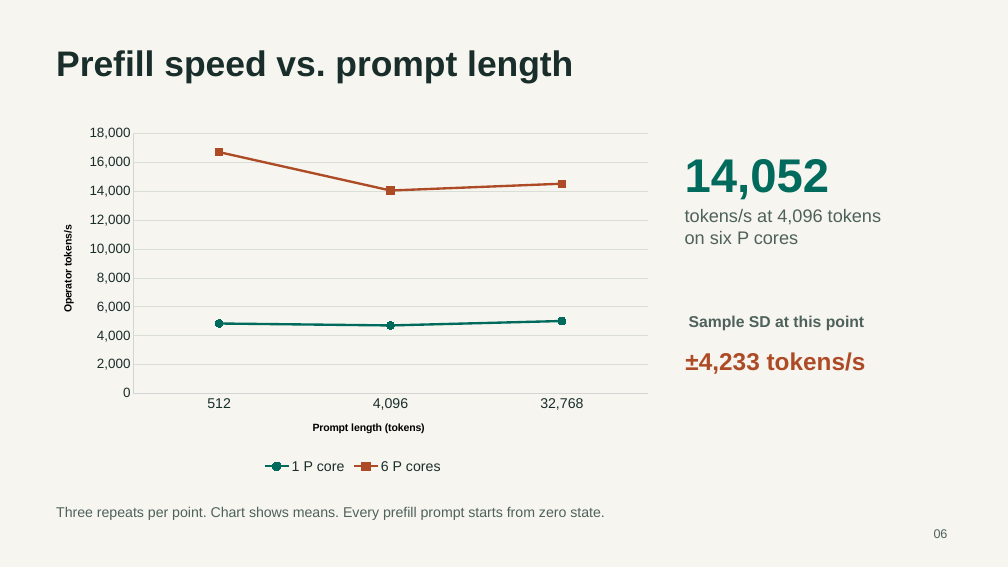
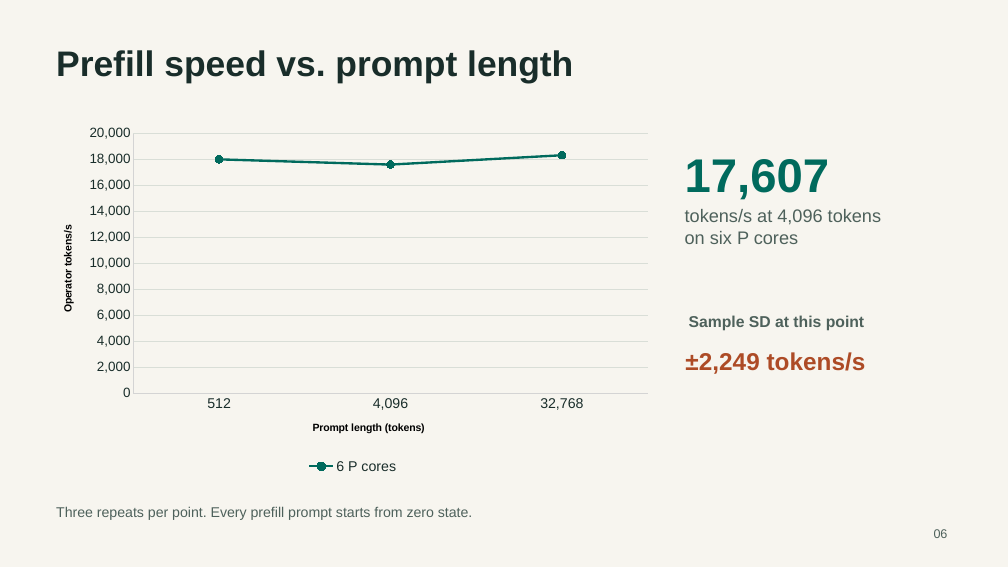
Before and after one commit to secureswim/cpu-inference-gdn, a slide deck: slide 6 of output/Project_1_Presentation.pptx. Drawn at 1008x567 pixels with LibreOffice and Linux fonts; fonts in the diff are those of the drawing. Boxes give left, top, right and bottom in pixels: in the first picture for what was removed or moved away, otherwise in the second. Text is boxed around its words. In the diff, an @@ line names an element or a change of style, - is before the commit and + after.

```diff
--- a/output/Project_1_Presentation.pptx
+++ b/output/Project_1_Presentation.pptx
@@ line chart at box(45, 119, 659, 477) @@
-1 P core: 4800, 4700, 5000
+6 P cores: 18000, 17600, 18300
-6 P cores: 16700, 14100, 14500
@@ text at box(685, 159, 829, 200): text changed @@
-14,052
+17,607
@@ text at box(685, 352, 866, 374): text changed @@
-±4,233 tokens/s
+±2,249 tokens/s
@@ text at box(56, 506, 472, 520): text changed @@
-Three repeats per point. Chart shows means. Every prefill prompt starts from zero state.
+Three repeats per point. Every prefill prompt starts from zero state.
```
Also in this commit, not shown: 4 other slides changed, 9 other files.
